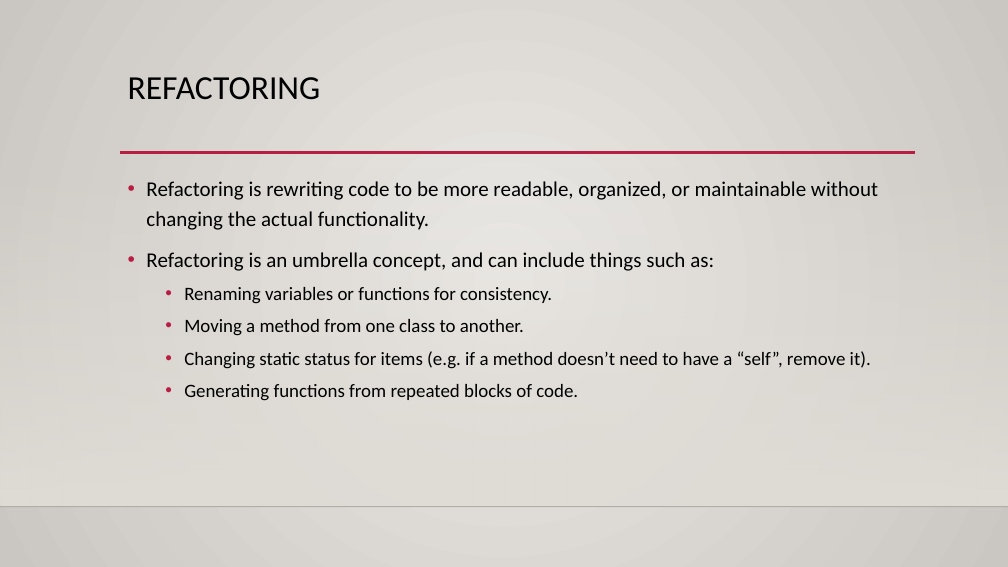
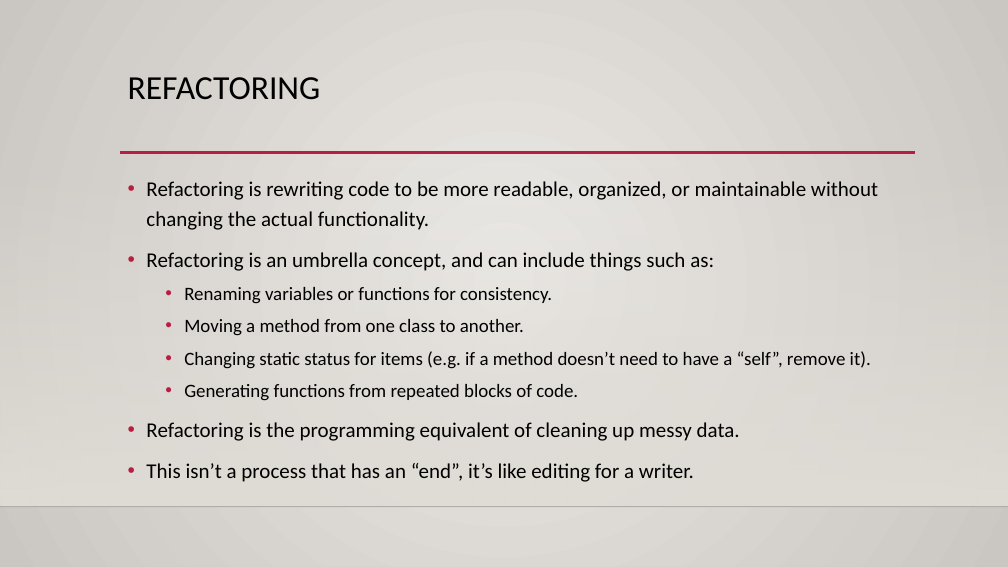
Before and after one commit to calvint13/Programming_Basics_for_ML, a slide deck: slide 4 of course_material/slides/026_refactor.pptx (slide 5 before the commit). Drawn at 1008x567 pixels with LibreOffice and Linux fonts; fonts in the diff are those of the drawing; background and template pictures are left out. Boxes give left, top, right and bottom in pixels: in the first picture for what was removed or moved away, otherwise in the second. Text is boxed around its words. In the diff, an @@ line names an element or a change of style, - is before the commit and + after.

```diff
--- a/course_material/slides/026_refactor.pptx
+++ b/course_material/slides/026_refactor.pptx
@@ text at (x1=146, y1=422, x2=740, y2=482): paragraphs added @@
+• Refactoring is the programming equivalent of cleaning up messy data.
+• This isn’t a process that has an “end”, it’s like editing for a writer.
```
Also in this commit, not shown: 3 other slides changed, 7 slides added, 1 slide removed, 4 other files.
